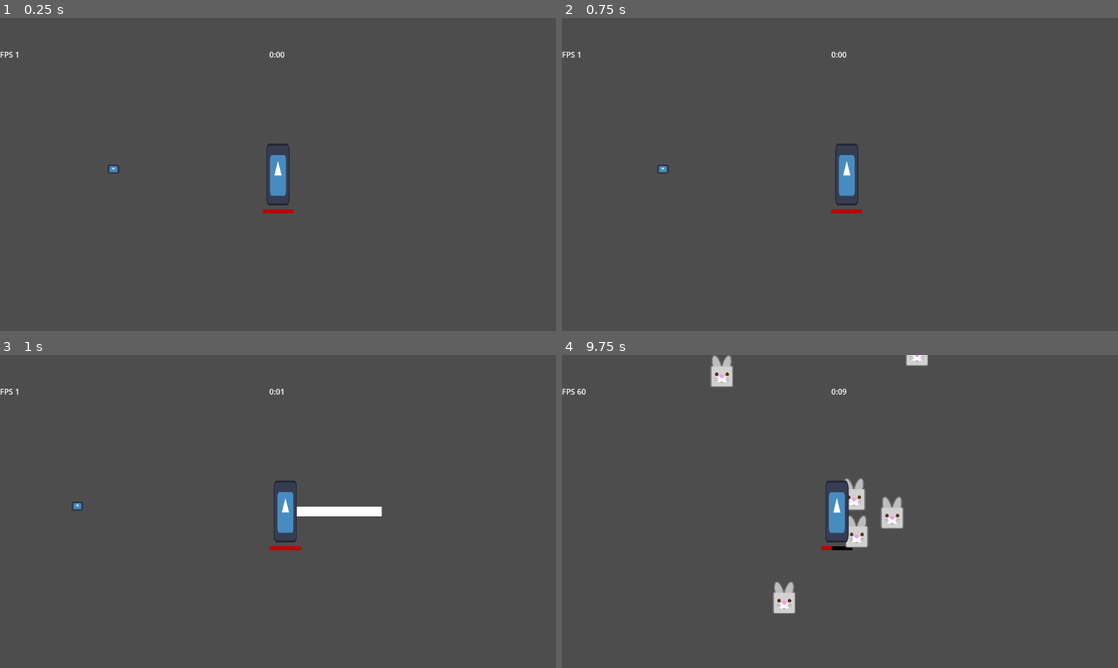
Above: before the commit, frames 1-4 (two rows, left to right).
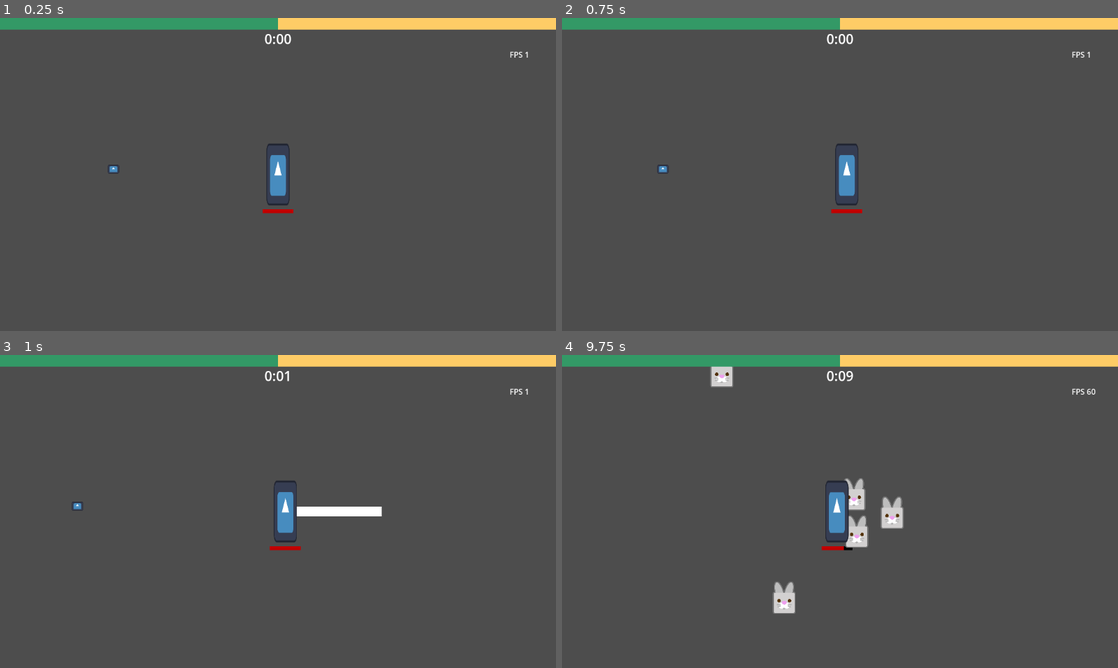
Above: after the commit, the same moments.

Repository: Boushitou/Q3_Nil_Survivor
Game: Godot game, scene res://Scenes/main_game.tscn
The game is run twice, just before and just after one commit, with the same random seed, the same clock (stepped at 60 frames per second) and the same inputs. The engine's default icon, where the game draws it, is replaced by a stand-in: a white triangle on a blue panel in a dark square.
Inputs:
- Up to frame 1 (0.25 s): no input
- Up to frame 2 (0.75 s): tap Enter at 0.5 s; hold D (move_right) from 0.53 s (still down)
- Up to frame 3 (1 s): keep holding D (move_right)
- Up to frame 4 (9.75 s): release D (move_right) at 1.28 s; hold S (move_down) 1.28-2.03 s; hold D (move_right) 2.03-2.78 s; hold W (move_up) 2.78-3.53 s; hold Q (move_left) 3.53-5.03 s; hold S (move_down) 5.03-5.78 s; hold D (move_right) 5.78-6.53 s; hold W (move_up) 6.53-7.28 s; hold D (move_right) 7.28-8.03 s; hold S (move_down) 8.03-8.78 s; hold Q (move_left) 8.78-9.5 s; click "Heart Amulet" at 9.5 s

The runs differ from the first frame. In frame 1, 4.0% of the frame differs, in the area x 0-100%, y 0-13%; in frame 2, 4.0%; in frame 3, 3.9%; in frame 4, 4.0%, in the area x 0-100%, y 0-63%.

Commit message:
Changed the way the stats are calculated, it will not increase the base stat directly but rather add of multiply the value.

Diff:
--- a/Data/Items/Passives/7_two_finger_amulet.tres
+++ b/Data/Items/Passives/7_two_finger_amulet.tres
@@ -8,15 +8,9 @@
 "amount": 1
 }, {
 "amount": 1
-}, {
-"amount": 1
-}, {
-"amount": 1
-}, {
-"amount": 1
 }])
 is_multiplicative = false
 ID = 7
 name = "Two-Finger Amulet"
-descriptions = Array[String](["Increases the amount of attacks by 1", "Increases the amount of attacks by 1", "Increases the amount of attacks by 1", "Increases the amount of attacks by 1", "Increases the amount of attacks by 1"])
-max_level = 5
+descriptions = Array[String](["Increases the amount of attacks by 1", "Increases the amount of attacks by 1"])
+max_level = 2
--- a/Data/PassiveItem.gd
+++ b/Data/PassiveItem.gd
@@ -7,22 +7,22 @@
 @export var is_multiplicative : bool = true
 
 #basic passive item are multiplicative
-func apply_effect(player_stats: PlayerStats, level: int):
-	if level >= stats_upgraded.size():
-		return;
-
-	var effects = stats_upgraded[level]
-
-	for stat_name in effects.keys():
-		var factor = effects[stat_name]
-
-		var increased_value = 0
-		var stat_value = player_stats.get_stat_value(stat_name)
-
-		if is_multiplicative:
-			increased_value = (stat_value * (factor - 1)) + stat_value
-		else:
-			increased_value = stat_value + factor
-
-		player_stats.increase_stat(stat_name, increased_value)
-		print("increased value for ", stat_name, " : ",  increased_value)
+#func apply_effect(player_stats: PlayerStats, level: int):
+#	if level >= stats_upgraded.size():
+#		return;
+#
+#	var effects = stats_upgraded[level]
+#
+#	for stat_name in effects.keys():
+#		var factor = effects[stat_name]
+#
+#		var increased_value = 0
+#		var stat_value = player_stats.get_stat_value(stat_name)
+#
+#		if is_multiplicative:
+#			increased_value = (stat_value * (factor - 1)) + stat_value
+#		else:
+#			increased_value = stat_value + factor
+#
+#		player_stats.increase_stat(stat_name, increased_value)
+#		print("increased value for ", stat_name, " : ",  increased_value)
--- a/Scenes/GameCanvas.tscn
+++ b/Scenes/GameCanvas.tscn
@@ -11,6 +11,8 @@
 [ext_resource type="Resource" uid="uid://dsh1hnaocgi5g" path="res://Data/Items/Passives/6_fly_amulet.tres" id="9_2y07n"]
 [ext_resource type="Resource" uid="uid://df1y10ksv8cgl" path="res://Data/Items/Passives/7_two_finger_amulet.tres" id="10_x2qyv"]
 [ext_resource type="Resource" uid="uid://c7p64if204yio" path="res://Data/Items/Weapons/8_kopesh.tres" id="11_kf8p0"]
+[ext_resource type="Texture2D" uid="uid://cwok782vrw060" path="res://Assets/Square.png" id="12_l6qja"]
+[ext_resource type="Script" path="res://Scripts/Systems/TimerSurvival.gd" id="13_4ttek"]
 
 [sub_resource type="CanvasTexture" id="CanvasTexture_uty8b"]
 
@@ -18,8 +20,9 @@
 process_mode = 3
 
 [node name="FpsLabel" type="Label" parent="."]
+offset_left = 1056.0
 offset_top = 64.0
-offset_right = 100.0
+offset_right = 1152.0
 offset_bottom = 92.0
 text = "Fps : 45452"
 script = ExtResource("1_j1xen")
@@ -49,4 +52,40 @@
 passive_items = Array[Resource("res://Data/PassiveItem.gd")]([ExtResource("3_jcwfr"), ExtResource("4_2t64w"), ExtResource("5_wpnrb"), ExtResource("6_2dw80"), ExtResource("7_yevb1"), ExtResource("8_2og07"), ExtResource("9_2y07n"), ExtResource("10_x2qyv")])
 weapons = Array[Resource]([ExtResource("11_kf8p0")])
 
+[node name="CharacterInformations" type="Control" parent="."]
+layout_mode = 3
+anchors_preset = 0
+offset_right = 1152.0
+offset_bottom = 64.0
+
+[node name="XpProgressBar" type="TextureProgressBar" parent="CharacterInformations"]
+layout_mode = 0
+offset_right = 1152.0
+offset_bottom = 24.0
+value = 50.0
+nine_patch_stretch = true
+texture_under = ExtResource("12_l6qja")
+texture_progress = ExtResource("12_l6qja")
+tint_under = Color(0.996078, 0.8, 0.4, 1)
+tint_progress = Color(0.2, 0.6, 0.4, 1)
+
+[node name="SurvivalTimer" type="Node" parent="." node_paths=PackedStringArray("timer_label")]
+unique_name_in_owner = true
+script = ExtResource("13_4ttek")
+timer_label = NodePath("TimerLabel")
+
+[node name="TimerLabel" type="Label" parent="SurvivalTimer"]
+clip_contents = true
+anchors_preset = 5
+anchor_left = 0.5
+anchor_right = 0.5
+offset_left = -64.0
+offset_top = 24.0
+offset_right = 64.0
+offset_bottom = 55.0
+grow_horizontal = 2
+theme_override_font_sizes/font_size = 28
+text = "Time : 00:00"
+horizontal_alignment = 1
+
 [connection signal="visibility_changed" from="Background/ItemSelector" to="Background/ItemSelector" method="_on_visibility_changed"]
--- a/Scenes/Player.tscn
+++ b/Scenes/Player.tscn
@@ -63,7 +63,7 @@
 offset_right = 24.0
 offset_bottom = 112.0
 
-[node name="TextureProgressBar" type="TextureProgressBar" parent="Body/Control" node_paths=PackedStringArray("health")]
+[node name="HealthProgressBar" type="TextureProgressBar" parent="Body/Control" node_paths=PackedStringArray("health")]
 layout_mode = 0
 offset_left = -8.0
 offset_top = 8.0
--- a/Scenes/main_game.tscn
+++ b/Scenes/main_game.tscn
@@ -8,7 +8,6 @@
 [ext_resource type="Script" path="res://Scripts/Enemies/EnemiesManager.gd" id="6_ql5bx"]
 [ext_resource type="Script" path="res://Scripts/Enemies/EnemySpawner.gd" id="7_dhjye"]
 [ext_resource type="Resource" uid="uid://bwhux13w4ad2p" path="res://Data/Waves/wave1.tres" id="7_eys2x"]
-[ext_resource type="Script" path="res://Scripts/Systems/Timer.gd" id="7_s0p6n"]
 [ext_resource type="Resource" uid="uid://bmh5pfw8h3mqh" path="res://Data/Waves/wave2.tres" id="8_m107j"]
 [ext_resource type="Resource" uid="uid://dhtrl42tt5ogm" path="res://Data/Enemies/0_beetle.tres" id="9_bhl7t"]
 [ext_resource type="Resource" uid="uid://s18gyu0c4vwh" path="res://Data/Waves/wavetroll.tres" id="9_yi551"]
@@ -33,9 +32,8 @@
 [node name="EnemiesManager" type="Node" parent="."]
 script = ExtResource("6_ql5bx")
 
-[node name="EnemySpawner" type="Node" parent="EnemiesManager" node_paths=PackedStringArray("timer_survival")]
+[node name="EnemySpawner" type="Node" parent="EnemiesManager"]
 script = ExtResource("7_dhjye")
-timer_survival = NodePath("../../Timer")
 waves = Array[Resource("res://Data/WaveData.gd")]([ExtResource("7_eys2x"), ExtResource("8_m107j"), ExtResource("9_yi551")])
 enemies_data = Array[Resource("res://Data/EnemyData.gd")]([ExtResource("9_bhl7t"), ExtResource("10_hrgb2")])
 
@@ -43,22 +41,3 @@
 script = ExtResource("13_ij7ea")
 
 [node name="GameCanvas" parent="." instance=ExtResource("6_blb7o")]
-
-[node name="Timer" type="Node" parent="." node_paths=PackedStringArray("timer_label")]
-script = ExtResource("7_s0p6n")
-timer_label = NodePath("CanvasLayer/TimerLabel")
-
-[node name="CanvasLayer" type="CanvasLayer" parent="Timer"]
-
-[node name="TimerLabel" type="Label" parent="Timer/CanvasLayer"]
-clip_contents = true
-anchors_preset = 5
-anchor_left = 0.5
-anchor_right = 0.5
-offset_left = -48.0
-offset_top = 64.0
-offset_right = 44.0
-offset_bottom = 87.0
-grow_horizontal = 2
-text = "Time : 00:00"
-horizontal_alignment = 1
--- a/Scripts/Enemies/Enemy.gd
+++ b/Scripts/Enemies/Enemy.gd
@@ -145,4 +145,3 @@
 func _on_enemy_died():
 	stats.health.disconnect("has_died", _on_enemy_died)
 	enemies_manager.remove_enemy(self, last_cell)
-	print("enemy died.")
--- a/Scripts/Enemies/EnemySpawner.gd
+++ b/Scripts/Enemies/EnemySpawner.gd
@@ -3,13 +3,13 @@
 
 @export var camera_buffer : int = 50
 
-@export var timer_survival : TimerSurvival
 @export var waves : Array[WaveData] = []
 #The enemy type is defined by an ID, to know the correspondance go to: Data\Enemies\ID_enemies_helper.txt
 @export var enemies_data : Array[EnemyData] = []
 
 var player_node : Node2D
 var enemies_manager : EnemiesManager
+var timer_survival : TimerSurvival
 var camera : Camera2D
 
 var enemy_scene = preload("res://Scenes/enemy.tscn")
@@ -29,6 +29,7 @@
 
 
 func _ready():
+	timer_survival = get_node("../../GameCanvas/SurvivalTimer")
 	timer_survival.connect("time_over", _on_time_over)
 	timer_survival.connect("minute_passed", _on_minute_passed)
 
--- a/Scripts/Items/Inventory.gd
+++ b/Scripts/Items/Inventory.gd
@@ -71,3 +71,17 @@
 
 func get_player_stats():
 	return player_stats
+
+func get_total_passive_items_bonuses(stat_name : String) -> float:
+	var total_bonus = 0.0
+	for passive in passives_items:
+		if passive.item.stats_upgraded[passive.level - 1].has(stat_name):
+			var bonus = passive.item.stats_upgraded[passive.level - 1][stat_name]
+			total_bonus += bonus
+		else:
+			print("passive item doesn't have stat : ", stat_name)
+
+	if total_bonus == 0.0:
+		return 1.0
+
+	return total_bonus
--- a/Scripts/Items/ItemSelector.gd
+++ b/Scripts/Items/ItemSelector.gd
@@ -134,3 +134,6 @@
 		return
 	if get_parent().is_visible_in_tree():
 		prepare_items_to_display()
+		Engine.time_scale = 0.0
+	else:
+		Engine.time_scale = 1.0
--- a/Scripts/Items/Weapons/WeaponsCollision.gd
+++ b/Scripts/Items/Weapons/WeaponsCollision.gd
@@ -37,6 +37,7 @@
 	for enemy in enemies_in_range:
 		enemy.take_damage(damage)
 
-
+#this should ensure that ennemies are not in the array anymore and should not die
+#outside of weapon range (because of the pool system)
 func _on_kopesh_hidden():
 	enemies_in_range.clear()
--- a/Scripts/Player/PlayerAttack.gd
+++ b/Scripts/Player/PlayerAttack.gd
@@ -33,7 +33,9 @@
 		if weapons_cooldown[w.ID] <= 0.0:
 			var player : Node2D = get_parent()
 			w.attack(player.global_position, player_movement.current_attack_direction)
-			weapons_cooldown[w.ID] = w.item.atk_speed[w.level - 1]
+			var player_cooldown = player_stats.get_stat_value("attack_speed") * inventory.get_total_passive_items_bonuses("attack_speed")
+			weapons_cooldown[w.ID] = w.item.atk_speed[w.level - 1] / player_cooldown
+			print("total cooldown", inventory.get_total_passive_items_bonuses("attack_speed"))
 
 
 
--- a/Scripts/Player/PlayerStats.gd
+++ b/Scripts/Player/PlayerStats.gd
@@ -7,6 +7,7 @@
 @export var projectile_speed : float
 
 var stats : Dictionary
+var bonus_items : Array[Items] = []
 
 #region leveling value
 const BASE_XP = 5
@@ -29,7 +30,8 @@
 		"projectile_speed": projectile_speed,
 		"health": health.total_health,
 		"health_regeneration": health.health_regeneration
-	}
+}
+
 	SignalBus.connect("gain_xp", add_xp)
 	health.connect("has_died", player_death)
 
@@ -69,6 +71,7 @@
 				health.upgrate_health_regeneration(value)
 
 
+
 func get_stat_value(stat_name : String):
 	if stats.has(stat_name):
 		return stats[stat_name]
Not shown: 1 places in Scenes/GameCanvas.tscn that only renumber resources
Not shown: 1 places in Scenes/main_game.tscn that only renumber resources
Renamed: Scripts/Systems/Timer.gd -> Scripts/Systems/TimerSurvival.gd
